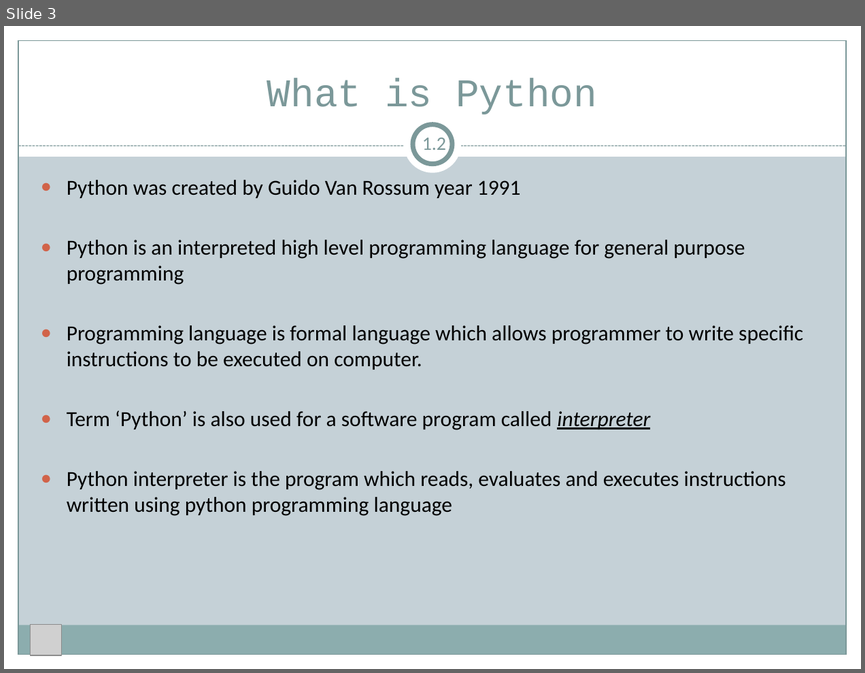
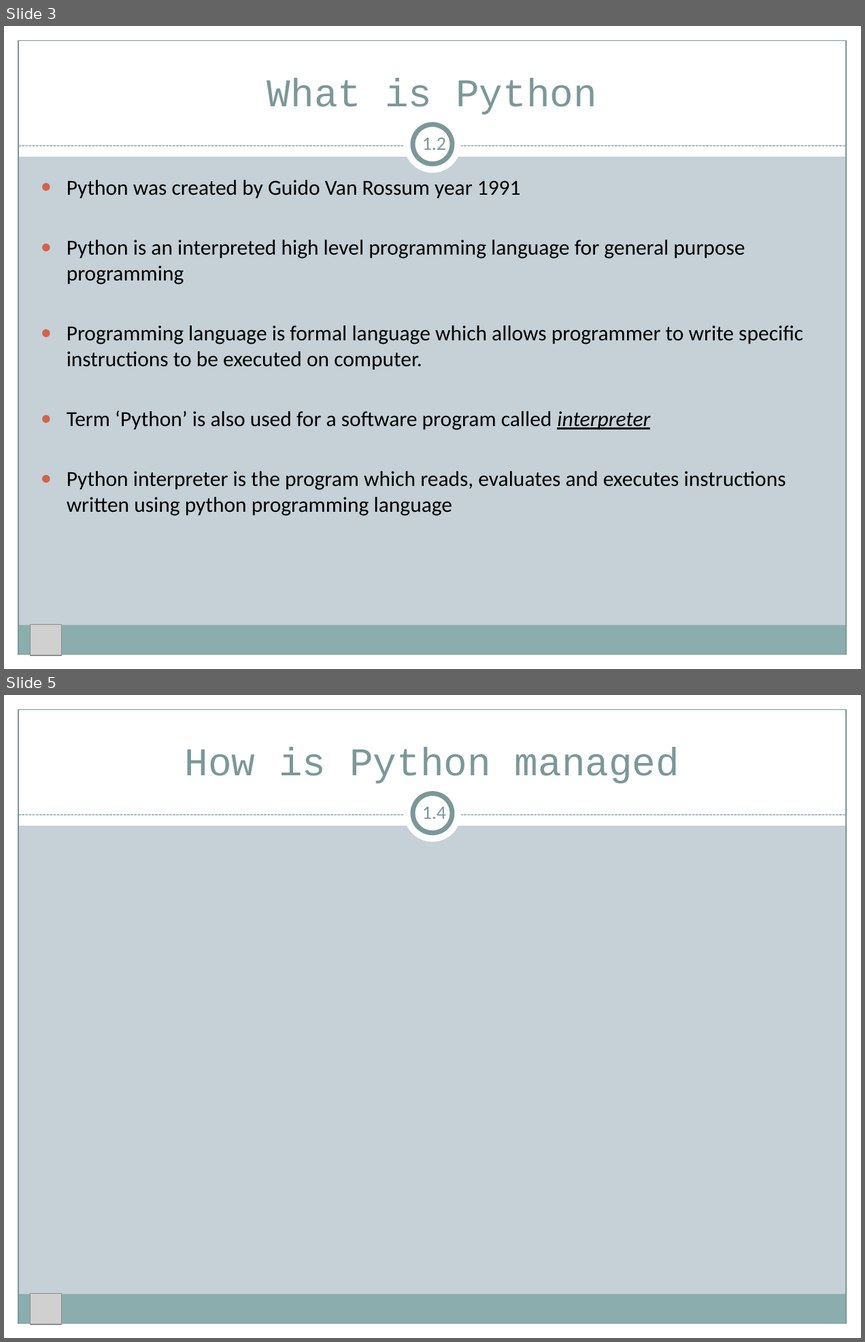
Before and after one commit to quantfineart/Fundamental-Python-Tutorial, a slide deck: Python Fundamentals.pptx. Shown one above the other, each under a label of ours: slide 3 before the commit, slides 3 and 5 after it; the slides between them are not shown. The pictures are 865x673 and 865x1342 pixels, drawn with LibreOffice and Linux fonts; fonts in the diff are those of the drawing; grey boxes stand for pictures. Boxes give left, top, right and bottom in pixels: in the first picture for what was removed or moved away, otherwise in the second. Text is boxed around its words. In the diff, an @@ line names an element or a change of style, - is before the commit and + after.

```diff
--- a/Python Fundamentals.pptx
+++ b/Python Fundamentals.pptx
@@ slide 5 added at bbox=[4, 695, 861, 1338], background #C5D1D7; not listed: 9 template elements that a slide beside it also shows @@
@@ title added at bbox=[185, 747, 680, 783], 33 pt, text #7C999A @@
+How is Python managed
@@ text added at bbox=[422, 807, 446, 819], 16 pt, text #7C999A @@
+1.4
@@ picture added at bbox=[31, 1293, 61, 1324] @@
```
Also in this commit, not shown: 1 slide changed, 1 other slide added.
